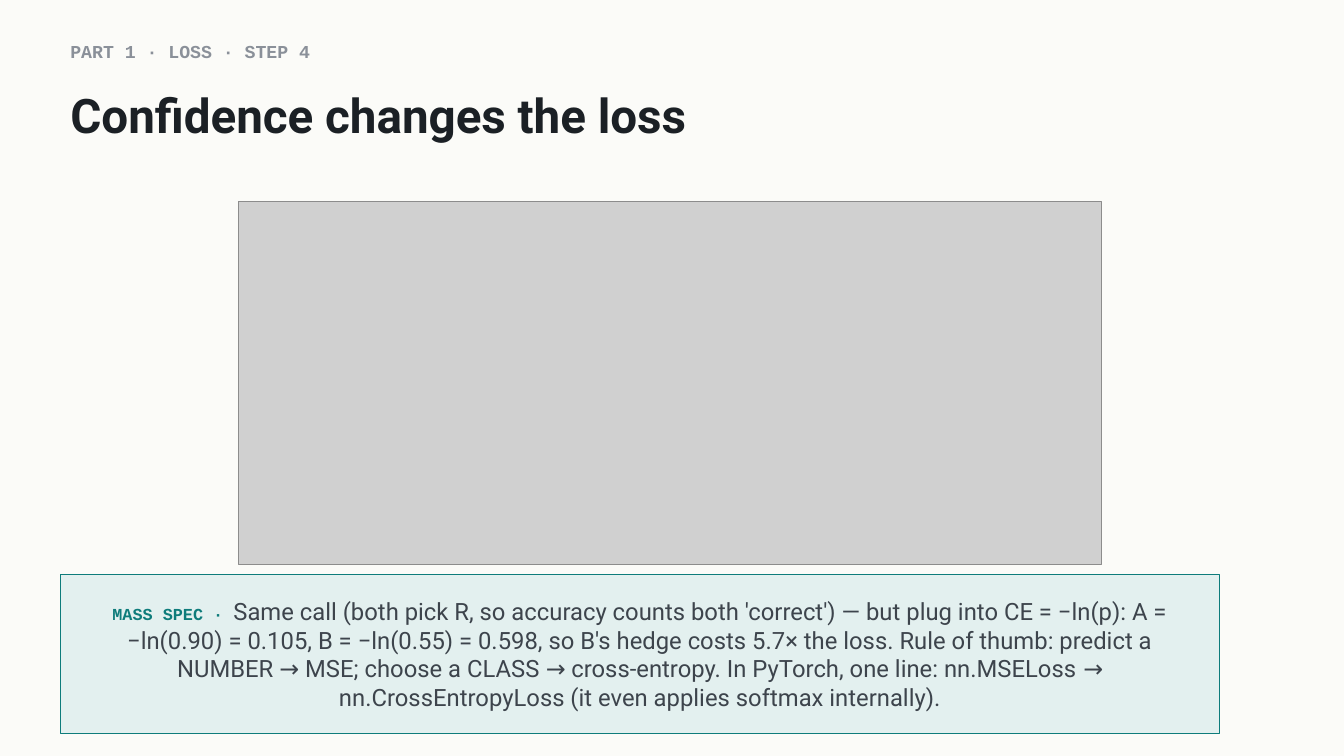
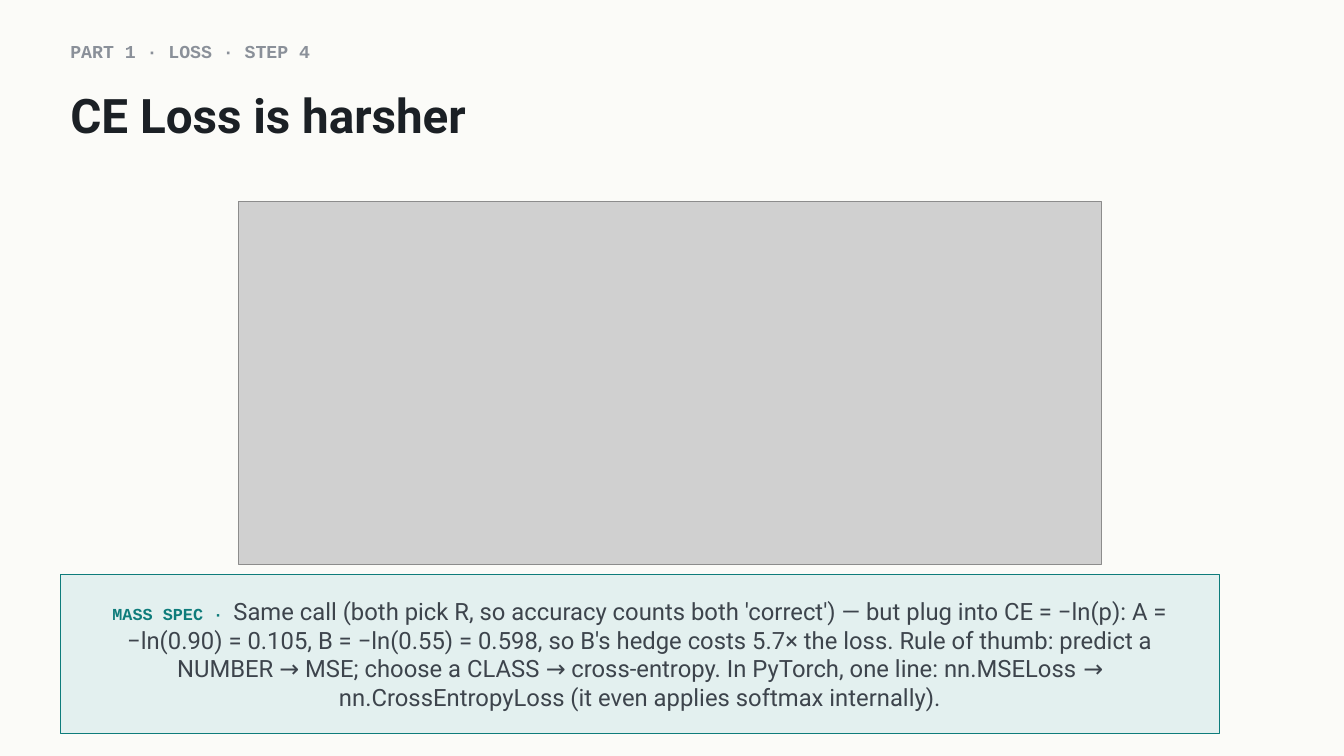
Before and after one commit to indigobio/msacl_dl_course, a slide deck: slide 8 of slides/pptx/lecture04_training_practice.pptx (slide 9 before the commit). Drawn at 1344x756 pixels with LibreOffice and Linux fonts; fonts in the diff are those of the drawing; grey boxes stand for pictures. Boxes give left, top, right and bottom in pixels: in the first picture for what was removed or moved away, otherwise in the second. Text is boxed around its words. In the diff, an @@ line names an element or a change of style, - is before the commit and + after.

```diff
--- a/slides/pptx/lecture04_training_practice.pptx
+++ b/slides/pptx/lecture04_training_practice.pptx
@@ text at [70, 97, 465, 134]: text changed @@
-Confidence changes the loss
+CE Loss is harsher
```
Also in this commit, not shown: 7 other slides changed, 1 slide added, 1 slide removed, 33 other files.
